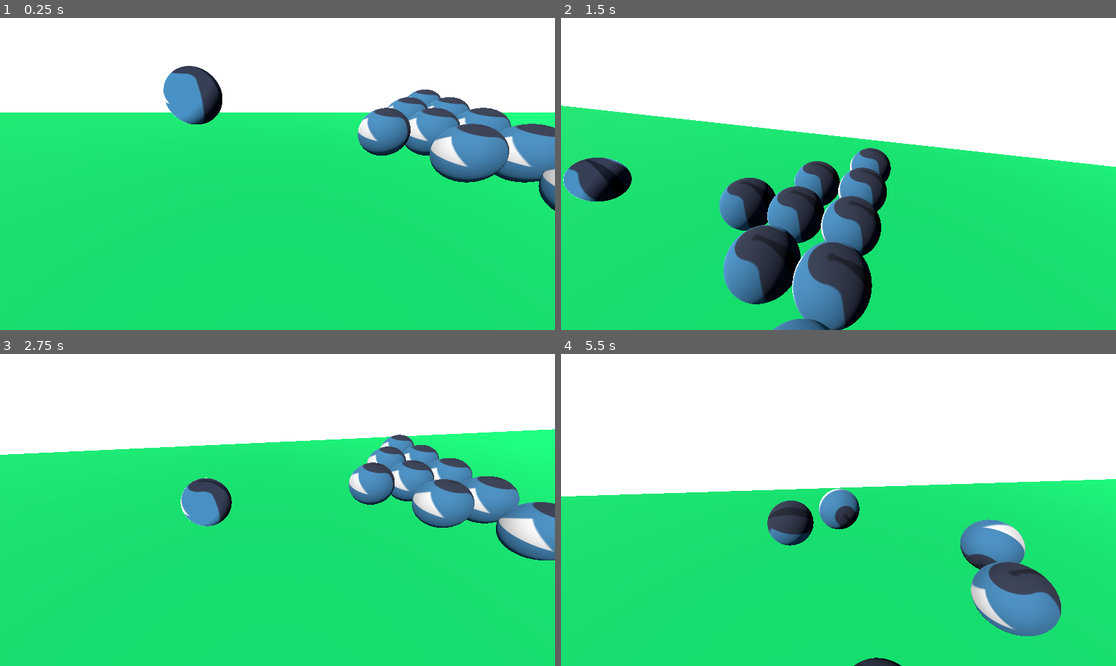
Above: before the commit, frames 1-4 (two rows, left to right).
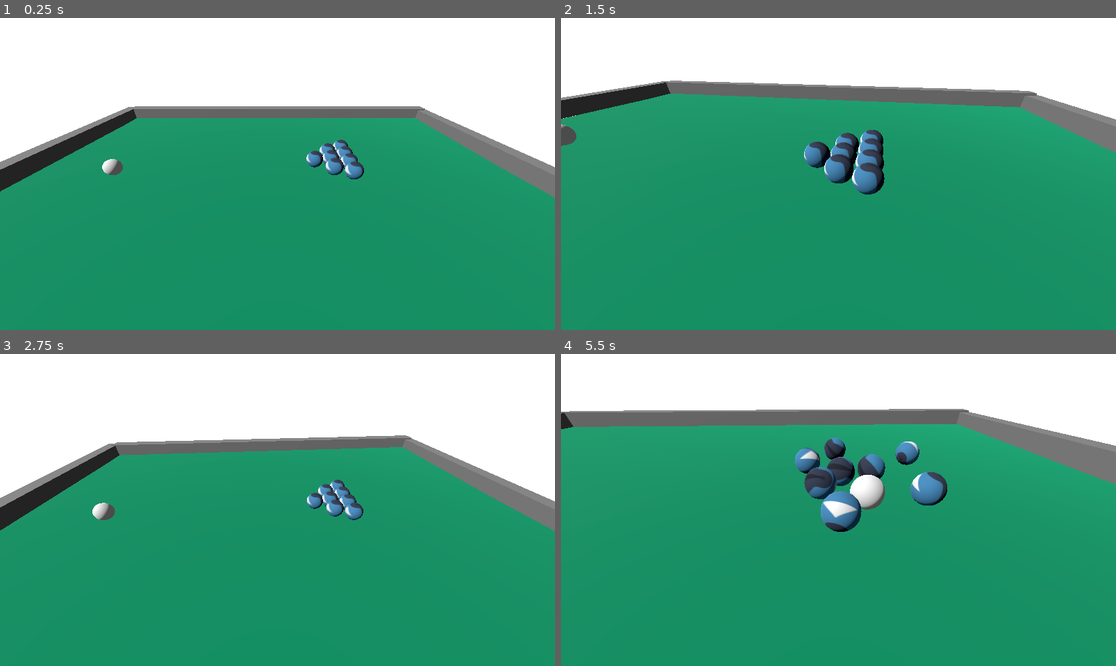
Above: after the commit, the same moments.

Repository: Urteusz/Ballatro
Game: Godot game, scene res://node_3d.tscn
The game is run twice, just before and just after one commit, with the same random seed, the same clock (stepped at 60 frames per second) and the same inputs. The engine's default icon, where the game draws it, is replaced by a stand-in: a white triangle on a blue panel in a dark square.
Inputs (mouse positions are in pixels of both pictures, inside the frame that each line leads up to):
- Up to frame 1 (0.25 s): no input
- Up to frame 2 (1.5 s): move the mouse to (866, 174) at 0.52 s; hold D (next_camera_target) 0.53-1.28 s; tap A (previous_camera_target) at 0.8, 1.35 s; move the mouse to (810, 174) at 1.27 s
- Up to frame 3 (2.75 s): tap D (next_camera_target) at 1.55 s; move the mouse to (288, 503) at 2.02 s; hold D (next_camera_target) from 2.03 s (still down); tap A (previous_camera_target) at 2.3 s
- Up to frame 4 (5.5 s): move the mouse to (832, 516) at 2.77 s; release D (next_camera_target) at 2.78 s; tap A (previous_camera_target) at 2.85, 3.8 s; tap D (next_camera_target) at 3.05, 4.35 s; move the mouse to (877, 513) at 3.52 s; hold W (push_ball) 3.53-4.28 s; move the mouse to (794, 506) at 4.27 s; move the mouse to (844, 510) at 5.02 s; hold A (previous_camera_target) from 5.03 s (still down)

The runs differ from the first frame. In frame 1, 73% of the frame differs, in the area x 0-100%, y 15-100%; in frame 2, 77%; in frame 3, 72%; in frame 4, 80%, in the area x 0-100%, y 17-100%.

Commit message:
Popraw kamere
- Kamera oddala sie gdy patrzymy na stol, lerp przy zmianie promienia
- Kamery nie mozna obnizyc ponizej stolu (MAX_PHI)

Diff:
--- a/camera_3d.gd
+++ b/camera_3d.gd
@@ -1,15 +1,19 @@
 extends Camera3D
 
 @export var target: Node3D
-@export var mouse_sensitivity = 0.005
-@export var radius = 5.0
+@export var mouse_sensitivity = 0.003
+@export var table_camera_radius = 13.0
+@export var ball_camera_radius = 5.0
+@export var camera_speed = 10
 
 const MIN_PHI = 0.25
-const MAX_PHI = PI - 1.0
+const MAX_PHI = 1.45
 var theta = 0.0
 var phi = 1.0
 
-var ball_list;
+var ball_list
+var camera_current_radius
+var camera_target_radius
 var current_target_index: int = -1
 var offset = Vector3(0.0, 0.0, 0.0)
 var pivot = Vector3.ZERO
@@ -20,10 +24,15 @@
 	self.position = Vector3.ZERO
 	ball_list = get_tree().get_nodes_in_group("balls")
 
+	camera_current_radius = table_camera_radius
+	camera_target_radius = camera_current_radius
+
 func _process(delta: float) -> void:
-	var x = radius * sin(phi) * cos(theta)
-	var y = radius * cos(phi)
-	var z = radius * sin(phi) * sin(theta)
+	camera_current_radius = lerp(camera_current_radius, camera_target_radius, camera_speed * delta)
+
+	var x = camera_current_radius * sin(phi) * cos(theta)
+	var y = camera_current_radius * cos(phi)
+	var z = camera_current_radius * sin(phi) * sin(theta)
 	offset = Vector3(x, y, z)
 
 	var target_center = Vector3.ZERO
@@ -31,7 +40,7 @@
 		target_center = target.global_position
 
 	if animating:
-		pivot = lerp(pivot, target_center, 0.2)
+		pivot = lerp(pivot, target_center, camera_speed * delta)
 
 		if pivot.distance_to(target_center) < 0.01:
 			animating = false
@@ -60,9 +69,12 @@
 		var total_targets = ball_list.size() + 1
 		current_target_index = wrapi(current_target_index, 0, total_targets)
 
+		# Scene center
 		if current_target_index == ball_list.size():
+			camera_target_radius = table_camera_radius
 			target = null
 		else:
+			camera_target_radius = ball_camera_radius
 			target = ball_list[current_target_index]
 
 		animating = true
--- a/node_3d.gd
+++ b/node_3d.gd
@@ -8,5 +8,4 @@
 
 # Called every frame. 'delta' is the elapsed time since the previous frame.
 func _process(delta: float) -> void:
-	camer
 	pass
--- a/node_3d.tscn
+++ b/node_3d.tscn
@@ -1,57 +1,34 @@
-[gd_scene load_steps=22 format=3 uid="uid://2qvhwcgcgbqq"]
+[gd_scene load_steps=17 format=3 uid="uid://2qvhwcgcgbqq"]
 
 [ext_resource type="Texture2D" uid="uid://bqmhekyijn2be" path="res://textures/icon.svg" id="1_a202f"]
 [ext_resource type="Script" uid="uid://tc20kyas61rl" path="res://camera_3d.gd" id="2_noarx"]
-[ext_resource type="Shader" uid="uid://bs58pnueamwxa" path="res://shaders/cellshading.gdshader" id="3_a0tk4"]
 [ext_resource type="Script" uid="uid://bhf7b5c8nduhe" path="res://ball_1.gd" id="3_r3fl7"]
-
-[sub_resource type="StandardMaterial3D" id="StandardMaterial3D_noarx"]
-albedo_texture = ExtResource("1_a202f")
-emission_enabled = true
-emission = Color(0, 0.395546, 0.6153319, 1)
-emission_energy_multiplier = 22.53
-
-[sub_resource type="SphereMesh" id="SphereMesh_4xowi"]
-material = SubResource("StandardMaterial3D_noarx")
 
 [sub_resource type="StandardMaterial3D" id="StandardMaterial3D_a0tk4"]
 cull_mode = 2
-albedo_color = Color(0, 0.94170177, 0.45358694, 1)
+albedo_color = Color(1.6364455e-06, 0.59893763, 0.40767342, 1)
 emission_enabled = true
 
 [sub_resource type="PlaneMesh" id="PlaneMesh_a202f"]
 material = SubResource("StandardMaterial3D_a0tk4")
 
 [sub_resource type="BoxShape3D" id="BoxShape3D_noarx"]
-size = Vector3(9.98, 0.36, 31.36)
+size = Vector3(21.54, 0.36, 31.36)
+
+[sub_resource type="BoxMesh" id="BoxMesh_a0tk4"]
+
+[sub_resource type="BoxShape3D" id="BoxShape3D_r3fl7"]
+size = Vector3(1, 20.345, 31.37)
 
 [sub_resource type="Environment" id="Environment_a202f"]
 glow_enabled = true
 
 [sub_resource type="PhysicsMaterial" id="PhysicsMaterial_r3fl7"]
 
-[sub_resource type="Gradient" id="Gradient_a0tk4"]
-offsets = PackedFloat32Array(0.26229507, 0.6147541, 1)
-colors = PackedColorArray(0, 0, 0, 1, 0.46721312, 0.46721312, 0.46721312, 1, 1, 1, 1, 1)
-
-[sub_resource type="GradientTexture1D" id="GradientTexture1D_r3fl7"]
-gradient = SubResource("Gradient_a0tk4")
-
-[sub_resource type="Gradient" id="Gradient_jka67"]
-offsets = PackedFloat32Array(0.5163934, 1)
-
-[sub_resource type="GradientTexture1D" id="GradientTexture1D_i5arm"]
-gradient = SubResource("Gradient_jka67")
-
-[sub_resource type="ShaderMaterial" id="ShaderMaterial_a0tk4"]
-render_priority = 0
-shader = ExtResource("3_a0tk4")
-shader_parameter/color_gradient = SubResource("GradientTexture1D_r3fl7")
-shader_parameter/fresnel_gradient = SubResource("GradientTexture1D_i5arm")
-shader_parameter/diffuse_texture = ExtResource("1_a202f")
+[sub_resource type="StandardMaterial3D" id="StandardMaterial3D_r3fl7"]
 
 [sub_resource type="SphereMesh" id="SphereMesh_jka67"]
-material = SubResource("ShaderMaterial_a0tk4")
+material = SubResource("StandardMaterial3D_r3fl7")
 
 [sub_resource type="SphereShape3D" id="SphereShape3D_a0tk4"]
 
@@ -67,33 +44,71 @@
 
 [node name="DirectionalLight3D" type="DirectionalLight3D" parent="."]
 transform = Transform3D(-0.9333113, -2.4843486e-10, 0.35906842, 0.28876635, -0.5943458, 0.75057805, 0.21341076, 0.8042098, 0.55470955, 0.07139218, 5.804604, 8.714066)
-
-[node name="MeshInstance3D" type="MeshInstance3D" parent="."]
-transform = Transform3D(-0.9333112, 0, 0.3590685, 0, 1, 0, -0.3590685, 0, -0.9333112, 0.02270186, 1.5633215, 1.078671)
-visible = false
-mesh = SubResource("SphereMesh_4xowi")
-skeleton = NodePath("")
 
 [node name="Camera3D" type="Camera3D" parent="."]
 transform = Transform3D(1, 0, 0, 0, 1, 0, 0, 0, 1, 0.14432669, 1.4036087, 3.7672782)
 script = ExtResource("2_noarx")
 
-[node name="StaticBody3D" type="StaticBody3D" parent="."]
+[node name="Table" type="Node" parent="."]
+
+[node name="Base" type="StaticBody3D" parent="Table"]
 transform = Transform3D(0.9999999, 0, 0, 0, 0.9999998, 0, 0, 0, 0.99999994, 0, 0, 0)
 
-[node name="MeshInstance3D" type="MeshInstance3D" parent="StaticBody3D"]
-transform = Transform3D(4.9907584, 0.016709134, 0, -0.08293176, 1.0055413, 0, 0, 0, 15.585089, 0, 0, 0)
+[node name="MeshInstance3D" type="MeshInstance3D" parent="Table/Base"]
+transform = Transform3D(10.771841, 0.016975563, 0, -0.17899632, 1.0215745, 0, 0, 0, 15.585086, -0.002785683, 0.060256965, -0.0065631866)
 mesh = SubResource("PlaneMesh_a202f")
 
-[node name="CollisionShape3D" type="CollisionShape3D" parent="StaticBody3D"]
+[node name="CollisionShape3D" type="CollisionShape3D" parent="Table/Base"]
 transform = Transform3D(1, 0, 0, 0, 1, 0, 0, 0, 1, 0, -0.10431814, 0)
 shape = SubResource("BoxShape3D_noarx")
 
+[node name="Top" type="StaticBody3D" parent="Table"]
+transform = Transform3D(1.3113416e-07, 0, 1, 0, 1, 0, -1, 0, 1.3113416e-07, 0.33140755, -0.26433563, -15.392893)
+
+[node name="MeshInstance3D" type="MeshInstance3D" parent="Table/Top"]
+transform = Transform3D(1, 0, 1.1368684e-13, 0, 1, 0, 0, 0, 23.27015, -0.019269943, 0.83349013, -0.0013456345)
+mesh = SubResource("BoxMesh_a0tk4")
+
+[node name="CollisionShape3D" type="CollisionShape3D" parent="Table/Top"]
+transform = Transform3D(1, 0, 0, 0, 1, 0, 0, 0, 1, -0.019269943, 0.83349013, -0.0013456345)
+shape = SubResource("BoxShape3D_r3fl7")
+
+[node name="Bottom" type="StaticBody3D" parent="Table"]
+transform = Transform3D(-4.371139e-08, 0, -1, 0, 1, 0, 1, 0, -4.371139e-08, 0.046453476, -0.13216782, 15.715046)
+
+[node name="MeshInstance3D" type="MeshInstance3D" parent="Table/Bottom"]
+transform = Transform3D(1, 0, 1.1368684e-13, 0, 1, 0, 0, 0, 23.27015, -0.019269943, 0.83349013, -0.0013456345)
+mesh = SubResource("BoxMesh_a0tk4")
+
+[node name="CollisionShape3D" type="CollisionShape3D" parent="Table/Bottom"]
+transform = Transform3D(1, 0, 0, 0, 1, 0, 0, 0, 1, -0.019269943, 0.83349013, -0.0013456345)
+shape = SubResource("BoxShape3D_r3fl7")
+
+[node name="RightSide" type="StaticBody3D" parent="Table"]
+transform = Transform3D(1, 0, 0, 0, 1, 0, 0, 0, 1, 11.295166, 0.46555376, 0)
+
+[node name="MeshInstance3D" type="MeshInstance3D" parent="Table/RightSide"]
+transform = Transform3D(1, 0, 0, 0, 1, 0, 0, 0, 31.126593, 0, 0, 0)
+mesh = SubResource("BoxMesh_a0tk4")
+
+[node name="CollisionShape3D" type="CollisionShape3D" parent="Table/RightSide"]
+shape = SubResource("BoxShape3D_r3fl7")
+
+[node name="LeftSide" type="StaticBody3D" parent="Table"]
+transform = Transform3D(1, 0, 0, 0, 1, 0, 0, 0, 1, -11.29156, 0.7327769, 0)
+
+[node name="MeshInstance3D" type="MeshInstance3D" parent="Table/LeftSide"]
+transform = Transform3D(1, 0, 0, 0, 1, 0, 0, 0, 31.126593, 0, 0, 0)
+mesh = SubResource("BoxMesh_a0tk4")
+
+[node name="CollisionShape3D" type="CollisionShape3D" parent="Table/LeftSide"]
+shape = SubResource("BoxShape3D_r3fl7")
+
 [node name="WorldEnvironment" type="WorldEnvironment" parent="."]
 environment = SubResource("Environment_a202f")
 
 [node name="PlayerBall" type="RigidBody3D" parent="." groups=["balls"]]
-transform = Transform3D(-1, 0, -8.742278e-08, 0, 1, 0, 8.742278e-08, 0, -1, 0.2974708, 2.1627958, 1.527442)
+transform = Transform3D(-1, 0, -8.742278e-08, 0, 1, 0, 8.742278e-08, 0, -1, 0.09263587, 0.7649708, 10.218924)
 physics_material_override = SubResource("PhysicsMaterial_r3fl7")
 script = ExtResource("3_r3fl7")
 
@@ -110,13 +125,15 @@
 physics_material_override = SubResource("PhysicsMaterial_jka67")
 
 [node name="MeshInstance3D" type="MeshInstance3D" parent="Balls/Ball1"]
+transform = Transform3D(1, 0, 0, 0, 1, 0, 0, 0, 1, 0.03813243, 0, 0)
 mesh = SubResource("SphereMesh_noarx")
 
 [node name="CollisionShape3D" type="CollisionShape3D" parent="Balls/Ball1"]
+transform = Transform3D(1, 0, 0, 0, 1, 0, 0, 0, 1, 0.030393125, 0, 0)
 shape = SubResource("SphereShape3D_a0tk4")
 
 [node name="Ball2" type="RigidBody3D" parent="Balls" groups=["balls"]]
-transform = Transform3D(-1, 0, -1.509958e-07, 0, 1, 0, 1.509958e-07, 0, -1, 1.0491896, 1.3791399, -3.2619479)
+transform = Transform3D(-1, 0, -1.509958e-07, 0, 1, 0, 1.509958e-07, 0, -1, 0.91179323, 1.3791399, -3.2619479)
 physics_material_override = SubResource("PhysicsMaterial_jka67")
 
 [node name="MeshInstance3D" type="MeshInstance3D" parent="Balls/Ball2"]
@@ -126,7 +143,7 @@
 shape = SubResource("SphereShape3D_a0tk4")
 
 [node name="Ball3" type="RigidBody3D" parent="Balls" groups=["balls"]]
-transform = Transform3D(-1, 0, -1.509958e-07, 0, 1, 0, 1.509958e-07, 0, -1, 0.049189568, 1.3791399, -3.2619479)
+transform = Transform3D(-1, 0, -1.509958e-07, 0, 1, 0, 1.509958e-07, 0, -1, -0.08820677, 1.3791399, -3.2619479)
 physics_material_override = SubResource("PhysicsMaterial_jka67")
 
 [node name="MeshInstance3D" type="MeshInstance3D" parent="Balls/Ball3"]
@@ -136,7 +153,7 @@
 shape = SubResource("SphereShape3D_a0tk4")
 
 [node name="Ball4" type="RigidBody3D" parent="Balls" groups=["balls"]]
-transform = Transform3D(-1, 0, -1.509958e-07, 0, 1, 0, 1.509958e-07, 0, -1, -0.95081043, 1.3791399, -3.2619479)
+transform = Transform3D(-1, 0, -1.509958e-07, 0, 1, 0, 1.509958e-07, 0, -1, -1.0882068, 1.3791399, -3.2619479)
 physics_material_override = SubResource("PhysicsMaterial_jka67")
 
 [node name="MeshInstance3D" type="MeshInstance3D" parent="Balls/Ball4"]
@@ -146,7 +163,7 @@
 shape = SubResource("SphereShape3D_a0tk4")
 
 [node name="Ball5" type="RigidBody3D" parent="Balls" groups=["balls"]]
-transform = Transform3D(-1, 0, -1.509958e-07, 0, 1, 0, 1.509958e-07, 0, -1, 0.049189568, 1.3791399, -4.2619476)
+transform = Transform3D(-1, 0, -1.509958e-07, 0, 1, 0, 1.509958e-07, 0, -1, -0.66365576, 1.3791399, -4.2619476)
 physics_material_override = SubResource("PhysicsMaterial_jka67")
 
 [node name="MeshInstance3D" type="MeshInstance3D" parent="Balls/Ball5"]
@@ -156,7 +173,7 @@
 shape = SubResource("SphereShape3D_a0tk4")
 
 [node name="Ball6" type="RigidBody3D" parent="Balls" groups=["balls"]]
-transform = Transform3D(-1, 0, -1.509958e-07, 0, 1, 0, 1.509958e-07, 0, -1, 1.0491896, 1.3791399, -4.2619476)
+transform = Transform3D(-1, 0, -1.509958e-07, 0, 1, 0, 1.509958e-07, 0, -1, 0.33634424, 1.3791399, -4.2619476)
 physics_material_override = SubResource("PhysicsMaterial_jka67")
 
 [node name="MeshInstance3D" type="MeshInstance3D" parent="Balls/Ball6"]
@@ -166,7 +183,7 @@
 shape = SubResource("SphereShape3D_a0tk4")
 
 [node name="Ball7" type="RigidBody3D" parent="Balls" groups=["balls"]]
-transform = Transform3D(-1, 0, -1.509958e-07, 0, 1, 0, 1.509958e-07, 0, -1, -0.95081043, 1.3791399, -4.2619476)
+transform = Transform3D(-1, 0, -1.509958e-07, 0, 1, 0, 1.509958e-07, 0, -1, -1.6636558, 1.3791399, -4.2619476)
 physics_material_override = SubResource("PhysicsMaterial_jka67")
 
 [node name="MeshInstance3D" type="MeshInstance3D" parent="Balls/Ball7"]
@@ -176,7 +193,7 @@
 shape = SubResource("SphereShape3D_a0tk4")
 
 [node name="Ball8" type="RigidBody3D" parent="Balls" groups=["balls"]]
-transform = Transform3D(-1, 0, -1.509958e-07, 0, 1, 0, 1.509958e-07, 0, -1, 2.0491896, 1.3791399, -4.2619476)
+transform = Transform3D(-1, 0, -1.509958e-07, 0, 1, 0, 1.509958e-07, 0, -1, 1.3363442, 1.3791399, -4.2619476)
 physics_material_override = SubResource("PhysicsMaterial_jka67")
 
 [node name="MeshInstance3D" type="MeshInstance3D" parent="Balls/Ball8"]
@@ -184,13 +201,3 @@
 
 [node name="CollisionShape3D" type="CollisionShape3D" parent="Balls/Ball8"]
 shape = SubResource("SphereShape3D_a0tk4")
-
-[node name="Ball9" type="RigidBody3D" parent="Balls" groups=["balls"]]
-transform = Transform3D(-1, 0, -1.509958e-07, 0, 1, 0, 1.509958e-07, 0, -1, -1.9508104, 1.3791399, -4.2619476)
-physics_material_override = SubResource("PhysicsMaterial_jka67")
-
-[node name="MeshInstance3D" type="MeshInstance3D" parent="Balls/Ball9"]
-mesh = SubResource("SphereMesh_noarx")
-
-[node name="CollisionShape3D" type="CollisionShape3D" parent="Balls/Ball9"]
-shape = SubResource("SphereShape3D_a0tk4")
